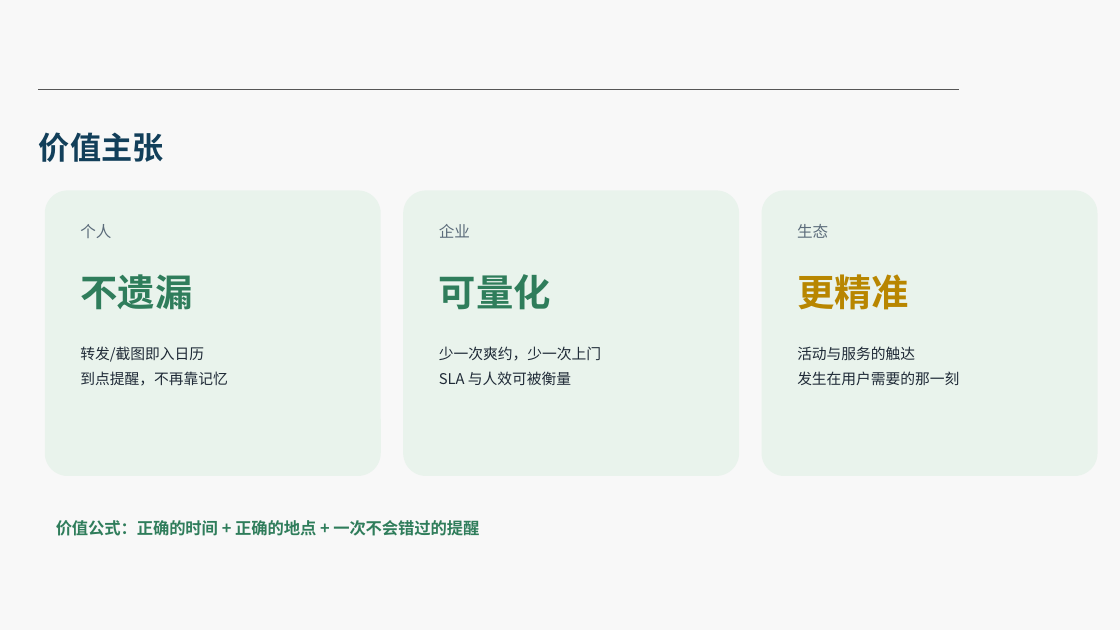
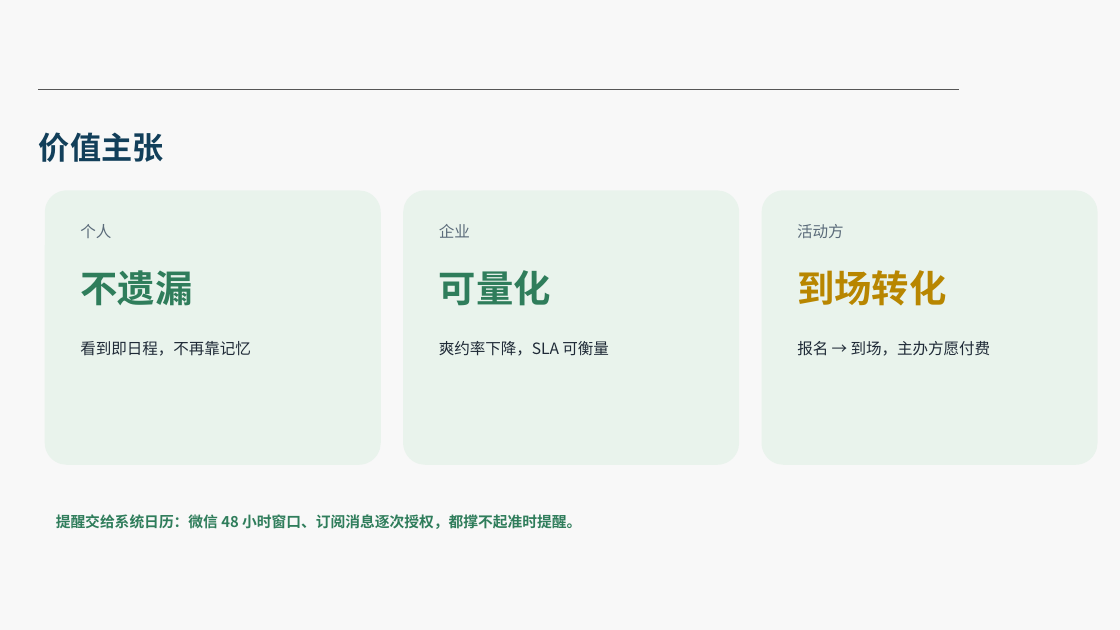
Before and after one commit to murasame9877/lishizhen, a slide deck: slide 9 of docs/2026SDG-Pitch-理时针.pptx. Drawn at 1120x630 pixels with LibreOffice and Linux fonts; fonts in the diff are those of the drawing; background and template pictures are left out. Boxes give left, top, right and bottom in pixels: in the first picture for what was removed or moved away, otherwise in the second. Text is boxed around its words. In the diff, an @@ line names an element or a change of style, - is before the commit and + after.

```diff
--- a/docs/2026SDG-Pitch-理时针.pptx
+++ b/docs/2026SDG-Pitch-理时针.pptx
@@ rounded rectangle: place and size @@
-rounded rectangle at [45, 190, 381, 476]
+rounded rectangle at [45, 190, 381, 465]
@@ rounded rectangle: place and size @@
-rounded rectangle at [403, 190, 739, 476]
+rounded rectangle at [403, 190, 739, 465]
@@ rounded rectangle: place and size @@
-rounded rectangle at [762, 190, 1098, 476]
+rounded rectangle at [762, 190, 1098, 465]
@@ text at [797, 224, 844, 238]: text changed @@
-生态
+活动方
@@ text "不遗漏": place and size @@
-text "不遗漏" at [80, 274, 192, 310]
+text "不遗漏" at [80, 270, 192, 306]
@@ text "可量化": place and size @@
-text "可量化" at [439, 274, 551, 310]
+text "可量化" at [439, 270, 551, 306]
@@ text at [797, 270, 946, 306]: text changed @@
-更精准
+到场转化
@@ text at [80, 341, 250, 356]: text changed; size 9.5 to 10 pt @@
-转发/截图即入日历
-到点提醒，不再靠记忆
+看到即日程，不再靠记忆
@@ text at [439, 341, 609, 356]: text changed; size 9.5 to 10 pt @@
-少一次爽约，少一次上门
-SLA 与人效可被衡量
+爽约率下降，SLA 可衡量
@@ text at [797, 341, 991, 356]: text changed; size 9.5 to 10 pt @@
-活动与服务的触达
-发生在用户需要的那一刻
+报名 → 到场，主办方愿付费
@@ text at [56, 514, 581, 529]: text changed; size 10.5 to 9.5 pt @@
-价值公式：正确的时间 + 正确的地点 + 一次不会错过的提醒
+提醒交给系统日历：微信 48 小时窗口、订阅消息逐次授权，都撑不起准时提醒。
```
Also in this commit, not shown: 13 other slides changed, 3 other files.
